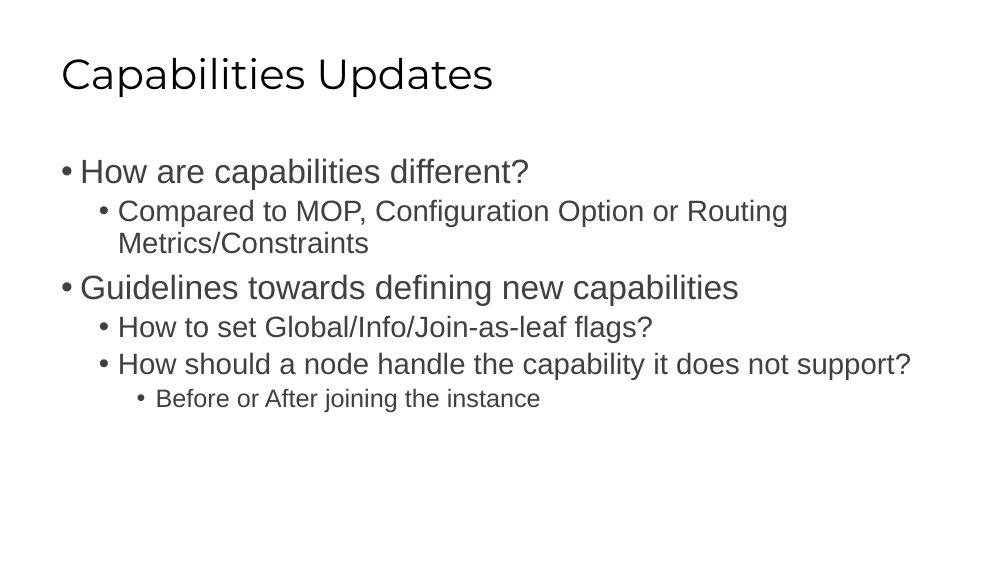
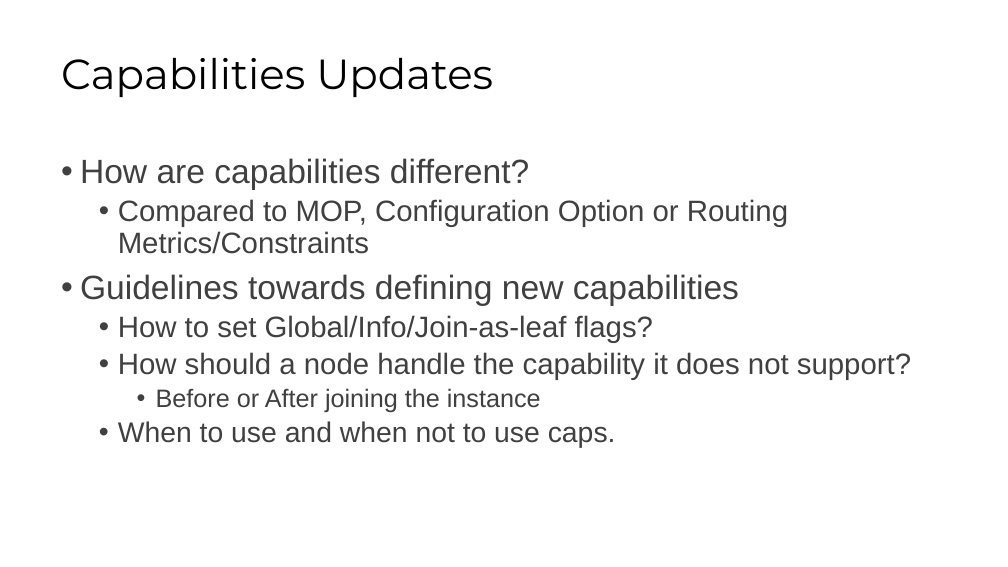
Before and after one commit to roll-wg/Capabilities, a slide deck: slide 5 of docs/CAPs-IETF107-Update.pptx (slide 4 before the commit). Drawn at 1008x567 pixels with LibreOffice and Linux fonts; fonts in the diff are those of the drawing. Boxes give left, top, right and bottom in pixels: in the first picture for what was removed or moved away, otherwise in the second. Text is boxed around its words. In the diff, an @@ line names an element or a change of style, - is before the commit and + after.

```diff
--- a/docs/CAPs-IETF107-Update.pptx
+++ b/docs/CAPs-IETF107-Update.pptx
@@ text at [118,421,616,448]: paragraph added @@
+  • When to use and when not to use caps.
```
Also in this commit, not shown: 4 other slides changed, 2 slides added, 1 other file.
